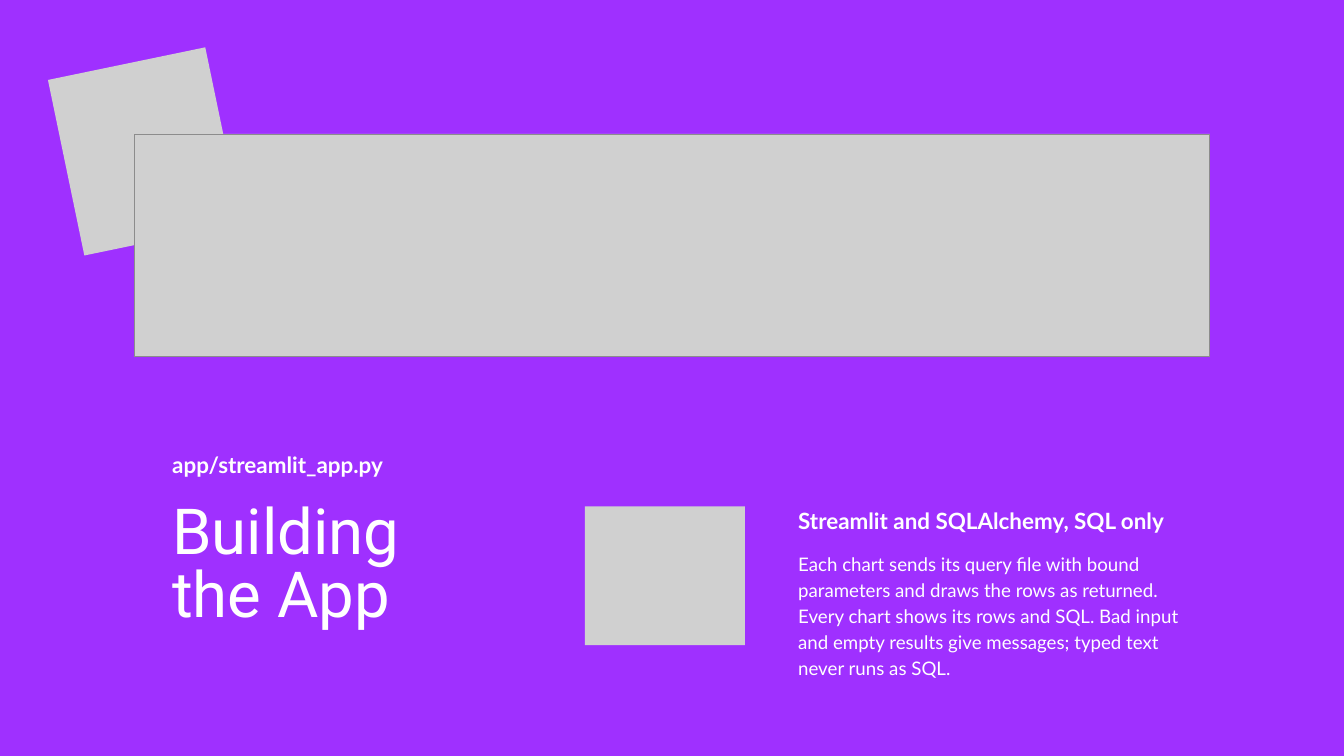
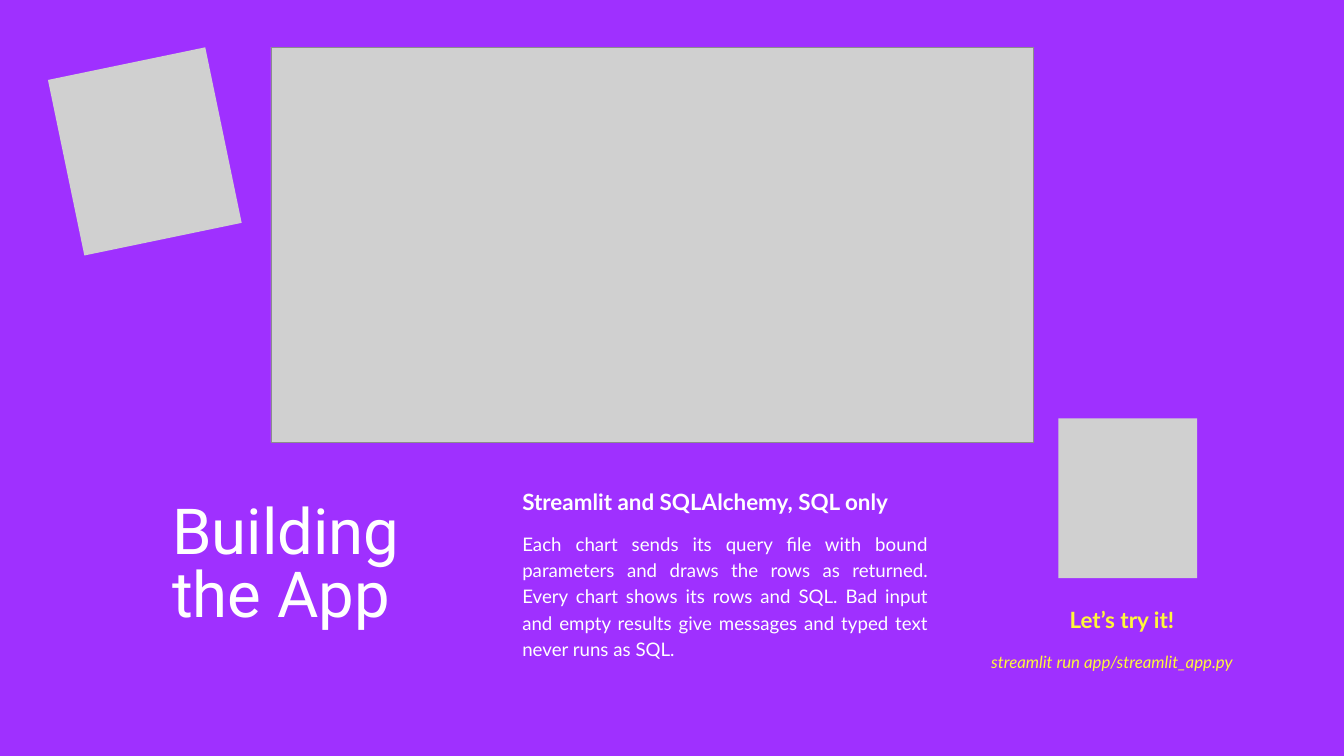
Before and after one commit to kkerekes-2005/Information_Technology_Project_Eurovision, a slide deck: slide 11 of docs/eurovision-presentation.pptx. Drawn at 1344x756 pixels with LibreOffice and Linux fonts; fonts in the diff are those of the drawing; grey boxes stand for pictures. Boxes give left, top, right and bottom in pixels: in the first picture for what was removed or moved away, otherwise in the second. Text is boxed around its words. In the diff, an @@ line names an element or a change of style, - is before the commit and + after.

```diff
--- a/docs/eurovision-presentation.pptx
+++ b/docs/eurovision-presentation.pptx
@@ picture added at box(271, 47, 1033, 442) @@
@@ picture removed at box(134, 134, 1210, 356) @@
@@ picture at box(1058, 418, 1197, 578): rotation 0 to 90 degrees; outline redrawn @@
@@ text "Streamlit and SQLAlchemy, SQL only": place and size @@
-text "Streamlit and SQLAlchemy, SQL only" at box(798, 512, 1164, 533)
+text "Streamlit and SQLAlchemy, SQL only" at box(522, 493, 888, 514)
@@ text at box(522, 537, 927, 659): text changed @@
-Each chart sends its query file with bound parameters and draws the rows as returned. Every chart shows its rows and SQL. Bad input and empty results give messages; typed text never runs as SQL.
+Each chart sends its query file with bound parameters and draws the rows as returned. Every chart shows its rows and SQL. Bad input and empty results give messages and typed text never runs as SQL.
@@ text added at box(1070, 611, 1174, 632), 24 pt, text #FFF73A, bold @@
+Let’s try it!
@@ text at box(991, 655, 1233, 671): text changed; size 24 to 18 pt; text colour #FFFFFF to #FFF73A; bold off; italic on @@
-app/streamlit_app.py
+streamlit run app/streamlit_app.py
```
Also in this commit, not shown: 8 other slides changed, 3 slides added, 4 slides removed, 38 other files.
